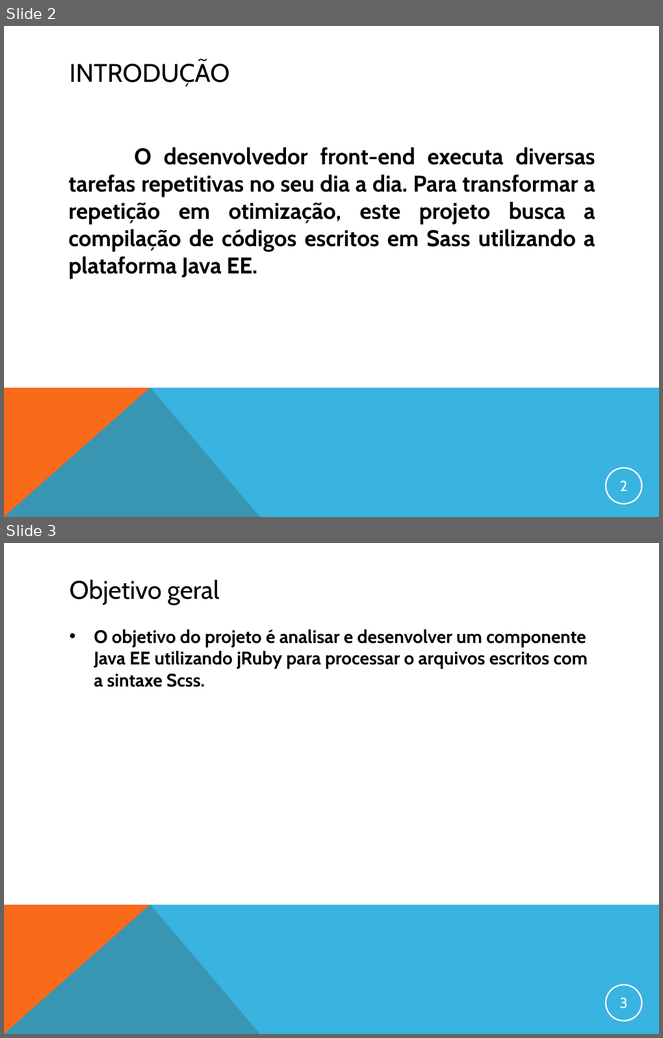
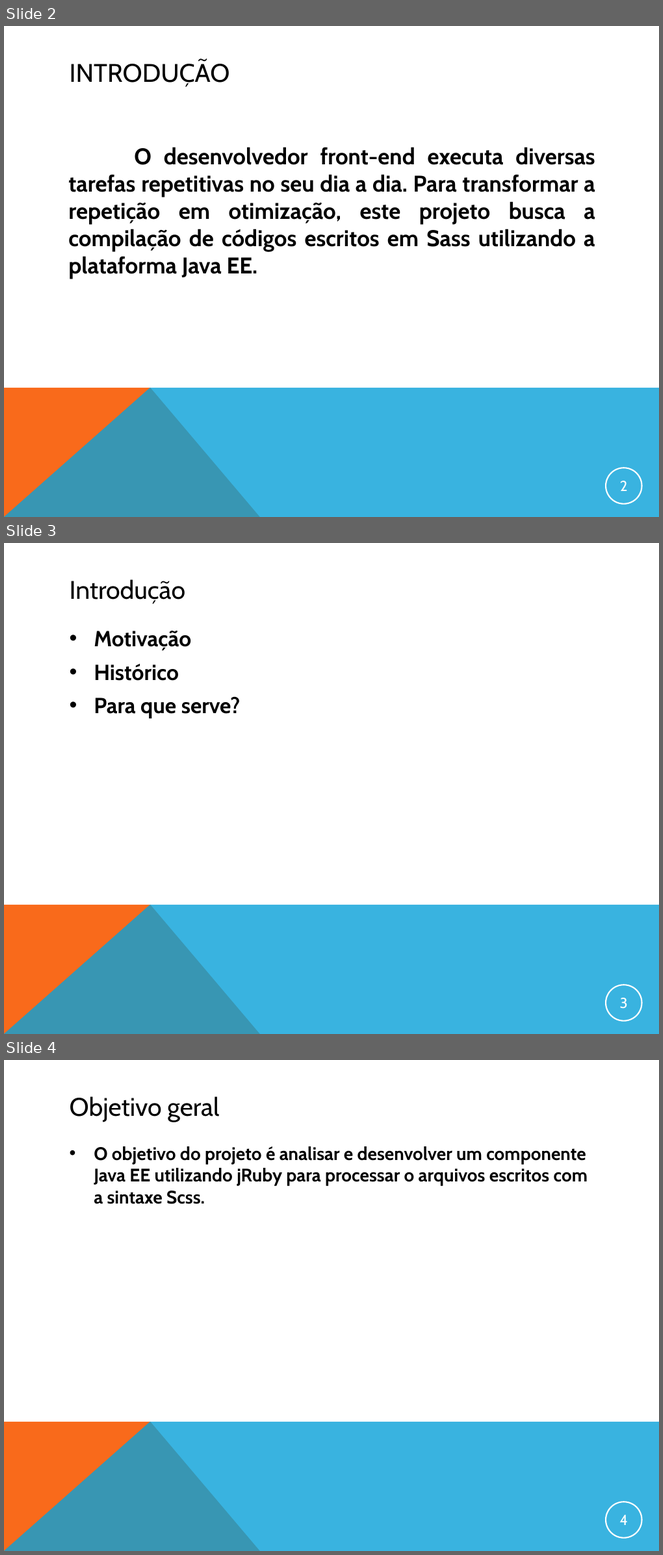
Before and after one commit to gcmorgado/sass4j, a slide deck: DOCUMENTACAO/apresentacao_final.ppt. Shown one above the other, each under a label of ours: slides 2 and 3 before the commit, slides 2, 3 and 4 after it. The pictures are 663x1038 and 663x1555 pixels, drawn with LibreOffice and Linux fonts; fonts in the diff are those of the drawing. Boxes give left, top, right and bottom in pixels: in the first picture for what was removed or moved away, otherwise in the second. Text is boxed around its words. In the diff, an @@ line names an element or a change of style, - is before the commit and + after.

```diff
--- a/DOCUMENTACAO/apresentacao_final.ppt
+++ b/DOCUMENTACAO/apresentacao_final.ppt
@@ slide 3 added at (4, 543, 659, 1034), background #FFFFFF; not listed: 2 template elements that a slide beside it also shows @@
@@ title added at (70, 579, 185, 604), 28 pt, text #000000 @@
+Introdução
@@ text added at (94, 631, 241, 719), 24 pt, text #000000, bold @@
+• Motivação
+• Histórico
+• Para que serve?
@@ page number added at (606, 985, 642, 1021), outline #FFFFFF 1.5 pt, 16 pt, text #FFFFFF @@
+3
@@ what was slide 3 is now slide 4 @@
@@ page number at (620, 1515, 629, 1525): text changed @@
-3
+4
```
Also in this commit, not shown: 4 other files.
